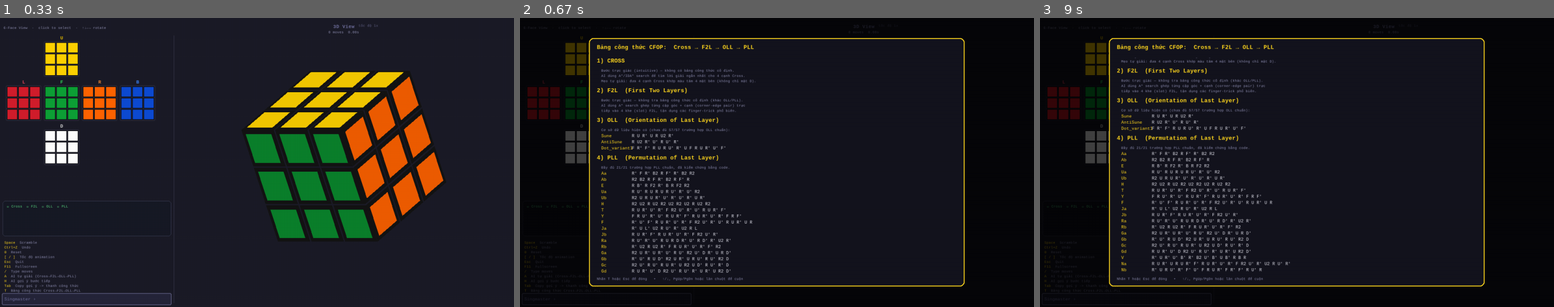
Above: before the commit, frames 1-3 (left to right).
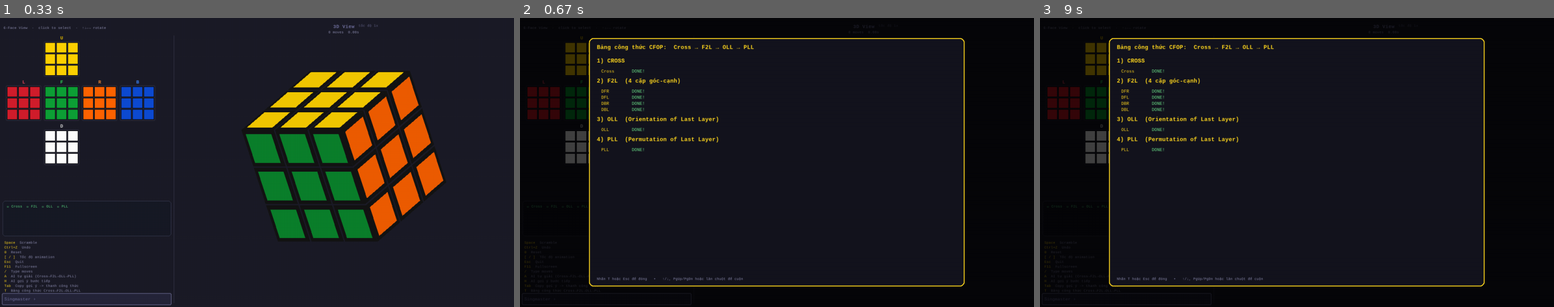
Above: after the commit, the same moments.

Repository: PeDrKi/rubik-cube-cfop-ai
Game: pygame game, started from main.py
The game is run twice, just before and just after one commit, with the same random seed, the same clock (stepped at 60 frames per second) and the same inputs.
Inputs (mouse positions are in pixels of both pictures, inside the frame that each line leads up to):
- Up to frame 1 (0.33 s): no input
- Up to frame 2 (0.67 s): tap T at 0.33 s
- Up to frame 3 (9 s): tap Space at 0.67 s; press the mouse at (1199, 217) at 1.58 s; move the mouse to (1250, 139) at 1.68 s; release the mouse at (1302, 58) at 1.82 s; tap Enter at 2.43 s; press the mouse at (1199, 217) at 3.9 s; move the mouse to (1199, 200) at 4 s; release the mouse at (1194, 185) at 4.13 s; hold Up 4.2-4.5 s; move the mouse to (1440, 93) at 4.23 s; click "Esc" at 4.58 s; press the mouse at (1199, 217) at 4.9 s; move the mouse to (1291, 142) at 5 s; release the mouse at (1384, 67) at 5.13 s; press the mouse at (1199, 217) at 6.37 s; move the mouse to (1245, 142) at 6.47 s; release the mouse at (1286, 70) at 6.6 s; click "Reset" at 6.72 s; click (1394, 58) at 7.05 s; click (1363, 96) at 7.38 s; click "Reset" at 7.72 s; press the mouse at (1363, 96) at 8.37 s; move the mouse to (1286, 142) at 8.47 s; release the mouse at (1209, 185) at 8.6 s; hold Down 8.67-8.97 s; move the mouse to (1153, 150) at 8.7 s

Frame 1 is identical in both runs. In frame 2, 3.5% of the frame differs, in the area x 14-46%, y 17-89%; in frame 3, 3.7%, in the area x 14-49%, y 13-88%.

Commit message:
Refine the T tutorial flow
main.py, cfop_ai.py; rebuild paper.

Diff:
--- a/main.py
+++ b/main.py
@@ -22,8 +22,6 @@
 from renderer_3d import Rx, Ry, draw_cube_3d, hit_test_3d, ANIMATABLE_BASES
 from draw_helpers import draw_panels, panel_hit, draw_bar
 from solver import cfop_ai
-from solver.oll_algorithms import OLL_ALGS_FOR_DISPLAY
-from solver.pll_algorithms import PLL_ALGS_FOR_DISPLAY
 
 
 ANIM_DUR      = 0.13   # giây, 3D move animation (ở tốc độ x1)
@@ -35,56 +33,74 @@
 
 
 # ── Bảng công thức CFOP (Cross -> F2L -> OLL -> PLL), hiển thị khi bấm T ────
-_CROSS_NOTE = [
-    "Bước trực giác (intuitive) — không có bảng công thức cố định.",
-    "AI dùng A*/IDA* search để tìm lời giải ngắn nhất cho 4 cạnh Cross.",
-    "Mẹo tự giải: đưa 4 cạnh Cross khớp màu tâm 4 mặt bên (không chỉ mặt D).",
-]
-_F2L_NOTE = [
-    "Bước trực giác — không tra bảng công thức cố định (khác OLL/PLL).",
-    "AI dùng A* search ghép từng cặp góc + cạnh (corner-edge pair) trực",
-    "tiếp vào 4 khe (slot) F2L, tận dụng các finger-trick phổ biến.",
-]
-_OLL_NOTE = [
-    "Cơ sở dữ liệu hiện có (chưa đủ 57/57 trường hợp OLL chuẩn):",
-]
-_PLL_NOTE = [
-    "Đầy đủ 21/21 trường hợp PLL chuẩn, đã kiểm chứng bằng code.",
-]
-
-
-def build_formula_lines():
-    """Tra ve danh sach (kind, *data) mo ta noi dung bang cong thu CFOP,
-    dung de ve trong panel bat/tat bang phim T. kind:
+# Khác với 1 bảng tra cứu tĩnh: nội dung được TÍNH TỪ TRẠNG THÁI CUBE HIỆN
+# TẠI (xem cfop_ai.full_solve_breakdown), nên mỗi bước hiện đúng chuỗi nước
+# đi cần làm để đi tới khi hoàn thành; bước nào đã xong sẵn ghi "DONE!".
+_ROW_GREEN = (110, 230, 140)   # DONE!
+_ROW_AMBER = (235, 180, 90)    # that bai trong ngan sach hien tai
+_ROW_GREY  = (140, 140, 175)   # chua toi luot
+_ROW_WHITE = (225, 225, 235)   # co chuoi nuoc di can lam
+
+
+def _stage_row(label, info):
+    """1 dong (kind='row') the hien 1 buoc/1 cap F2L, dua tren dict
+    {'status': 'done'|'moves'|'failed'|'not_reached', 'moves': [...]}."""
+    status = info.get('status')
+    if status == 'done':
+        return ('row', label, 'DONE!', _ROW_GREEN)
+    if status == 'moves':
+        return ('row', label, ' '.join(info['moves']), _ROW_WHITE)
+    if status == 'failed':
+        return ('row', label,
+                 '(chưa tìm được trong ngân sách hiện tại -- mở lại bảng (T) để thử lại)',
+                 _ROW_AMBER)
+    return ('row', label, '(chưa tới lượt -- cần xong bước trước)', _ROW_GREY)
+
+
+def build_formula_lines(breakdown):
+    """Tra ve danh sach (kind, *data) mo ta noi dung bang cong thuc CFOP tu
+    KET QUA cfop_ai.full_solve_breakdown(state), dung de ve trong panel
+    bat/tat bang phim T. kind:
       'header' -> (kind, tieu de)
-      'note'   -> (kind, dong van ban thuong)
-      'alg'    -> (kind, ten, chuoi Singmaster)
+      'row'    -> (kind, nhan, noi dung, mau)
       'spacer' -> (kind,)  dong trong nho de tach nhom
     """
     lines = []
     lines.append(('header', "1) CROSS"))
-    for t in _CROSS_NOTE:
-        lines.append(('note', t))
+    lines.append(_stage_row('Cross', breakdown['cross']))
     lines.append(('spacer',))
 
-    lines.append(('header', "2) F2L  (First Two Layers)"))
-    for t in _F2L_NOTE:
-        lines.append(('note', t))
+    lines.append(('header', "2) F2L  (4 cặp góc-cạnh)"))
+    for slot in ('DFR', 'DFL', 'DBR', 'DBL'):
+        lines.append(_stage_row(slot, breakdown['f2l'][slot]))
     lines.append(('spacer',))
 
     lines.append(('header', "3) OLL  (Orientation of Last Layer)"))
-    for t in _OLL_NOTE:
-        lines.append(('note', t))
-    for name, seq in OLL_ALGS_FOR_DISPLAY.items():
-        lines.append(('alg', name, seq))
+    lines.append(_stage_row('OLL', breakdown['oll']))
     lines.append(('spacer',))
 
     lines.append(('header', "4) PLL  (Permutation of Last Layer)"))
-    for t in _PLL_NOTE:
-        lines.append(('note', t))
-    for name, seq in PLL_ALGS_FOR_DISPLAY.items():
-        lines.append(('alg', name, seq))
-
+    lines.append(_stage_row('PLL', breakdown['pll']))
+
+    return lines
+
+
+def _wrap_text(text, font, max_w):
+    """Chia `text` thanh nhieu dong sao cho moi dong vua voi chieu rong
+    max_w khi render bang `font` (wrap theo tu, cach nhau boi dau cach --
+    phu hop voi chuoi Singmaster vi moi nuoc di la 1 'tu'). Luon tra ve
+    it nhat 1 dong (co the rong)."""
+    words = text.split(' ')
+    lines = []
+    cur = ''
+    for w in words:
+        trial = w if not cur else cur + ' ' + w
+        if not cur or font.size(trial)[0] <= max_w:
+            cur = trial
+        else:
+            lines.append(cur)
+            cur = w
+    lines.append(cur)
     return lines
 
 
@@ -174,7 +190,7 @@
     formula_panel_open = False
     formula_scroll      = 0     # độ lệch cuộn hiện tại (px)
     formula_scroll_max   = 0     # cập nhật mỗi frame khi vẽ, dùng để giới hạn cuộn
-    formula_lines        = build_formula_lines()   # nội dung tĩnh, dựng 1 lần
+    formula_lines        = []    # nội dung hiện tại, dựng lại mỗi lần bấm T (xem start_cfop_job('formula'))
 
     # ── CFOP AI (Cross + F2L, chay nen bang thread de khong dong UI) ─────────
     cfop_busy       = False    # True trong khi thread AI dang tinh
@@ -209,6 +225,8 @@
             try:
                 if kind == 'solve':
                     res = cfop_ai.full_solve(snapshot, retry=retry)
+                elif kind == 'formula':
+                    res = cfop_ai.full_solve_breakdown(snapshot, retry=retry)
                 else:
                     res = cfop_ai.hint(snapshot, retry=retry)
                 cfop_result_q.put((kind, res, None))
@@ -305,6 +323,10 @@
                 }
                 cfop_note = msgs.get(res['reached'], f"AI: đã đi {len(res['all_moves'])} nước")
                 cfop_note_timer = 220
+            elif kind == 'formula':
+                formula_lines  = build_formula_lines(res)
+                formula_scroll = 0
+                formula_panel_open = True
             else:   # hint
                 hint_label = res['label']
                 hint_moves_str = ' '.join(res['moves']) if res['moves'] else None
@@ -590,8 +612,7 @@
                         bar_active = True
 
                     elif ev.key == K_t:
-                        formula_panel_open = True
-                        formula_scroll = 0
+                        start_cfop_job('formula')
 
                     elif ev.key == K_a:
                         start_cfop_job('solve')
@@ -885,52 +906,51 @@
             name_col_w = max(70, int(88 * lo.s))
             row_gap    = max(2, int(3 * lo.s))
             spacer_h   = max(6, int(10 * lo.s))
-
-            # ── Pass 1: tính tổng chiều cao nội dung để giới hạn cuộn ────────
-            total_h = 0
-            for row in formula_lines:
-                kind = row[0]
-                if kind == 'header':
-                    total_h += lo.bfont.get_height() + int(14 * lo.s)
-                elif kind == 'note':
-                    total_h += lo.sfont.get_height() + row_gap
-                elif kind == 'alg':
-                    total_h += lo.mfont.get_height() + row_gap
-                elif kind == 'spacer':
-                    total_h += spacer_h
-
-            formula_scroll_max = max(0, total_h - content_rect.height)
-            formula_scroll = max(0, min(formula_scroll, formula_scroll_max))
-
-            # ── Pass 2: vẽ, chỉ trong vùng content_rect (clip) ───────────────
-            prev_clip = screen.get_clip()
-            screen.set_clip(content_rect)
-            y = content_rect.y - formula_scroll
+            text_x0    = content_rect.x + 10 + name_col_w
+            wrap_w     = max(50, content_rect.width - 10 - name_col_w - 10)
+
+            # ── Pre-pass: dựng danh sách item cần vẽ (đã wrap chuỗi dài) ─────
+            draw_items = []
             for row in formula_lines:
                 kind = row[0]
                 if kind == 'header':
                     h = lo.bfont.get_height() + int(14 * lo.s)
-                    if y + h >= content_rect.y and y <= content_rect.bottom:
-                        txt = lo.bfont.render(row[1], True, GOLD)
+                    draw_items.append({'kind': 'header', 'text': row[1], 'h': h})
+                elif kind == 'spacer':
+                    draw_items.append({'kind': 'spacer', 'h': spacer_h})
+                elif kind == 'row':
+                    _, label, text, color = row
+                    wrapped = _wrap_text(text, lo.mfont, wrap_w)
+                    h0 = lo.mfont.get_height() + row_gap
+                    draw_items.append({'kind': 'row', 'label': label,
+                                        'text': wrapped[0], 'color': color, 'h': h0})
+                    for extra in wrapped[1:]:
+                        draw_items.append({'kind': 'rowcont', 'text': extra,
+                                            'color': color, 'h': h0})
+
+            total_h = sum(it['h'] for it in draw_items)
+            formula_scroll_max = max(0, total_h - content_rect.height)
+            formula_scroll = max(0, min(formula_scroll, formula_scroll_max))
+
+            # ── Vẽ, chỉ trong vùng content_rect (clip) ───────────────────────
+            prev_clip = screen.get_clip()
+            screen.set_clip(content_rect)
+            y = content_rect.y - formula_scroll
+            for it in draw_items:
+                h = it['h']
+                if y + h >= content_rect.y and y <= content_rect.bottom:
+                    if it['kind'] == 'header':
+                        txt = lo.bfont.render(it['text'], True, GOLD)
                         screen.blit(txt, (content_rect.x, y))
-                    y += h
-                elif kind == 'note':
-                    h = lo.sfont.get_height() + row_gap
-                    if y + h >= content_rect.y and y <= content_rect.bottom:
-                        txt = lo.sfont.render(row[1], True, HINT)
-                        screen.blit(txt, (content_rect.x + 10, y))
-                    y += h
-                elif kind == 'alg':
-                    h = lo.mfont.get_height() + row_gap
-                    if y + h >= content_rect.y and y <= content_rect.bottom:
-                        _, name, seq = row
-                        n_txt = lo.mfont.render(name, True, GOLD)
-                        s_txt = lo.mfont.render(seq, True, (225, 225, 235))
+                    elif it['kind'] == 'row':
+                        n_txt = lo.mfont.render(it['label'], True, GOLD)
+                        s_txt = lo.mfont.render(it['text'], True, it['color'])
                         screen.blit(n_txt, (content_rect.x + 10, y))
-                        screen.blit(s_txt, (content_rect.x + 10 + name_col_w, y))
-                    y += h
-                elif kind == 'spacer':
-                    y += spacer_h
+                        screen.blit(s_txt, (text_x0, y))
+                    elif it['kind'] == 'rowcont':
+                        s_txt = lo.mfont.render(it['text'], True, it['color'])
+                        screen.blit(s_txt, (text_x0, y))
+                y += h
             screen.set_clip(prev_clip)
 
         pygame.display.flip()
--- a/solver/cfop_ai.py
+++ b/solver/cfop_ai.py
@@ -199,3 +199,98 @@
     if res.get('moves'):
         res['moves'] = simplify(res['moves'])
     return res
+
+
+def full_solve_breakdown(state, f2l_depths=(8, 10, 12, 14), f2l_nodes_per_depth=120_000, retry=False):
+    """
+    Giai toan bo CFOP tu state hien tai (KHONG doi state truyen vao),
+    nhung -- khac voi full_solve() -- tra ve ket qua CHIA THEO TUNG BUOC
+    (Cross / 4 cap F2L / OLL / PLL), MOI buoc kem trang thai ro rang, dung
+    de hien thi bang cong thuc "tu trang thai hien tai den khi giai xong":
+
+      {
+        'cross': {'status': 'done'|'moves'|'failed', 'moves': [...]},
+        'f2l':   {slot: {'status': 'done'|'moves'|'failed'|'not_reached',
+                          'moves': [...]} for slot in F2L_ORDER},
+        'oll':   {'status': 'done'|'moves'|'failed'|'not_reached', 'moves': [...]},
+        'pll':   {'status': 'done'|'moves'|'failed'|'not_reached', 'moves': [...]},
+      }
+
+    status:
+      'done'        -- buoc nay DA XONG SAN (khong can nuoc di nao) -> hien "DONE!"
+      'moves'       -- can di 'moves' de hoan thanh buoc nay tu trang thai hien tai
+                       (da tinh don den cac buoc TRUOC do)
+      'failed'      -- co thu giai nhung KHONG tim duoc trong ngan sach hien tai
+      'not_reached' -- chua thu giai vi buoc TRUOC do chua xong (vd F2L cap sau
+                       chua toi luot, hoac OLL/PLL vi F2L/OLL chua xong)
+    """
+    from cube_engine import do_move
+    st = copy.deepcopy(state)
+
+    # ── 1) Cross ──────────────────────────────────────────────────────────
+    if cross_solved(st):
+        cross = {'status': 'done', 'moves': []}
+    else:
+        try:
+            mvs = simplify(solve_cross(st))
+        except Exception:
+            mvs = None
+        if mvs is None:
+            cross = {'status': 'failed', 'moves': []}
+            f2l = {s: {'status': 'not_reached', 'moves': []} for s in F2L_ORDER}
+            return {'cross': cross, 'f2l': f2l,
+                    'oll': {'status': 'not_reached', 'moves': []},
+                    'pll': {'status': 'not_reached', 'moves': []}}
+        for mv in mvs:
+            do_move(st, mv)
+        cross = {'status': 'moves', 'moves': mvs}
+
+    # ── 2) F2L (4 cặp, theo F2L_ORDER) ───────────────────────────────────
+    f2l_res = solve_f2l(st, depths=f2l_depths, nodes_per_depth=f2l_nodes_per_depth, retry=retry)
+    f2l = {}
+    for slot in F2L_ORDER:
+        mvs = f2l_res['per_slot'].get(slot, ...)  # ... = sentinel "khong co trong dict"
+        if mvs is ...:
+            f2l[slot] = {'status': 'not_reached', 'moves': []}
+        elif mvs is None:
+            f2l[slot] = {'status': 'failed', 'moves': []}
+        elif not mvs:
+            f2l[slot] = {'status': 'done', 'moves': []}
+        else:
+            f2l[slot] = {'status': 'moves', 'moves': simplify(mvs)}
+    for mv in f2l_res['moves']:
+        do_move(st, mv)
+    f2l_all_done = len(f2l_res['solved_slots']) == len(F2L_ORDER)
+
+    if not f2l_all_done:
+        return {'cross': cross, 'f2l': f2l,
+                'oll': {'status': 'not_reached', 'moves': []},
+                'pll': {'status': 'not_reached', 'moves': []}}
+
+    # ── 3) OLL ────────────────────────────────────────────────────────────
+    if oll_solved(st):
+        oll = {'status': 'done', 'moves': []}
+    else:
+        oll_res = solve_oll(st, retry=retry)
+        mvs = oll_res.get('moves') or []
+        for mv in mvs:
+            do_move(st, mv)
+        oll = {'status': 'moves' if oll_solved(st) else 'failed',
+               'moves': simplify(mvs) if mvs else []}
+
+    if oll['status'] == 'failed':
+        return {'cross': cross, 'f2l': f2l, 'oll': oll,
+                'pll': {'status': 'not_reached', 'moves': []}}
+
+    # ── 4) PLL ────────────────────────────────────────────────────────────
+    if cube_solved(st):
+        pll = {'status': 'done', 'moves': []}
+    else:
+        pll_res = solve_pll(st, retry=retry)
+        mvs = pll_res.get('moves') or []
+        for mv in mvs:
+            do_move(st, mv)
+        pll = {'status': 'moves' if cube_solved(st) else 'failed',
+               'moves': simplify(mvs) if mvs else []}
+
+    return {'cross': cross, 'f2l': f2l, 'oll': oll, 'pll': pll}
Not shown, changed: paper/main_vi.pdf
Not shown, changed: paper/main_vi.tex
